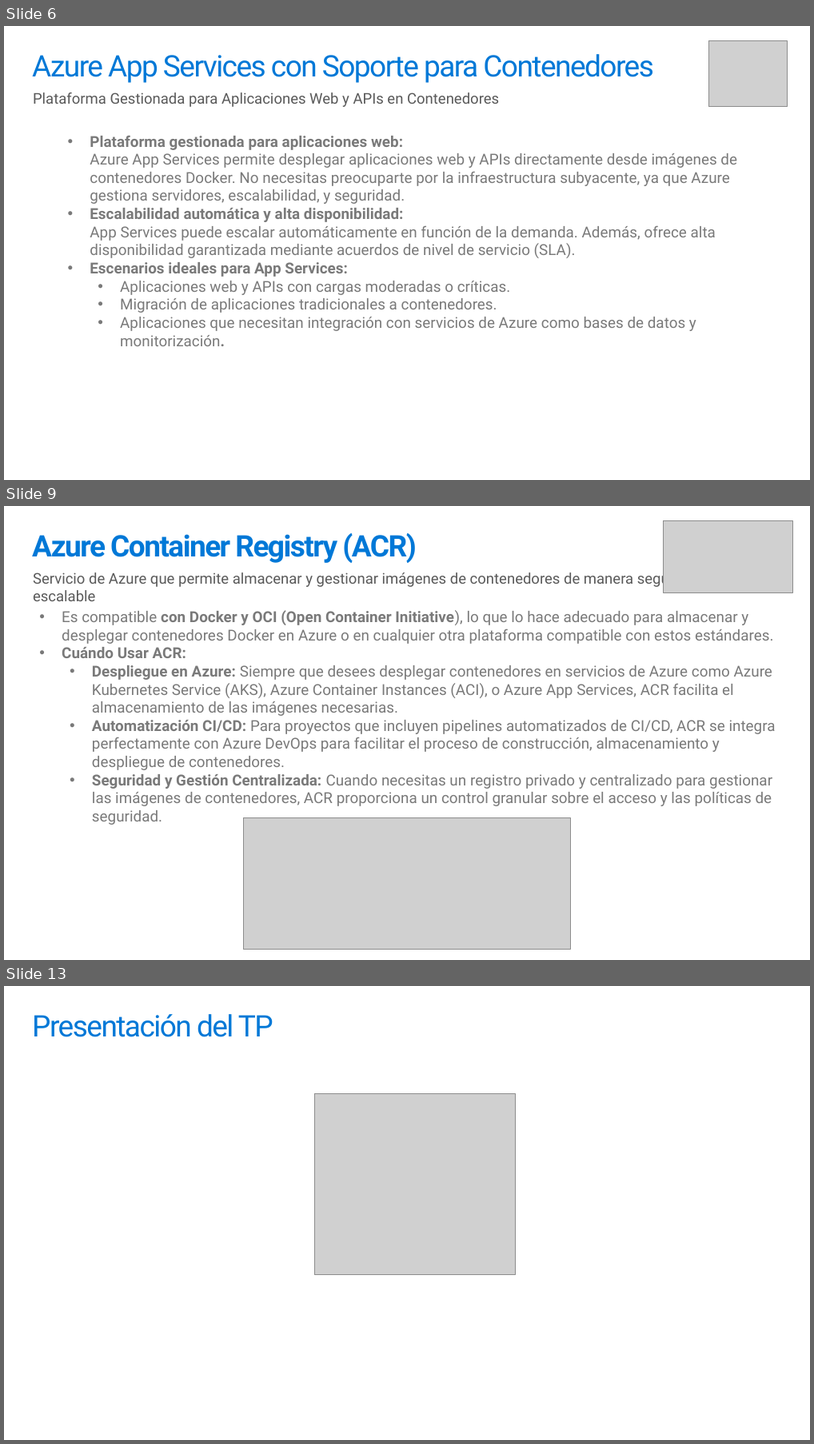
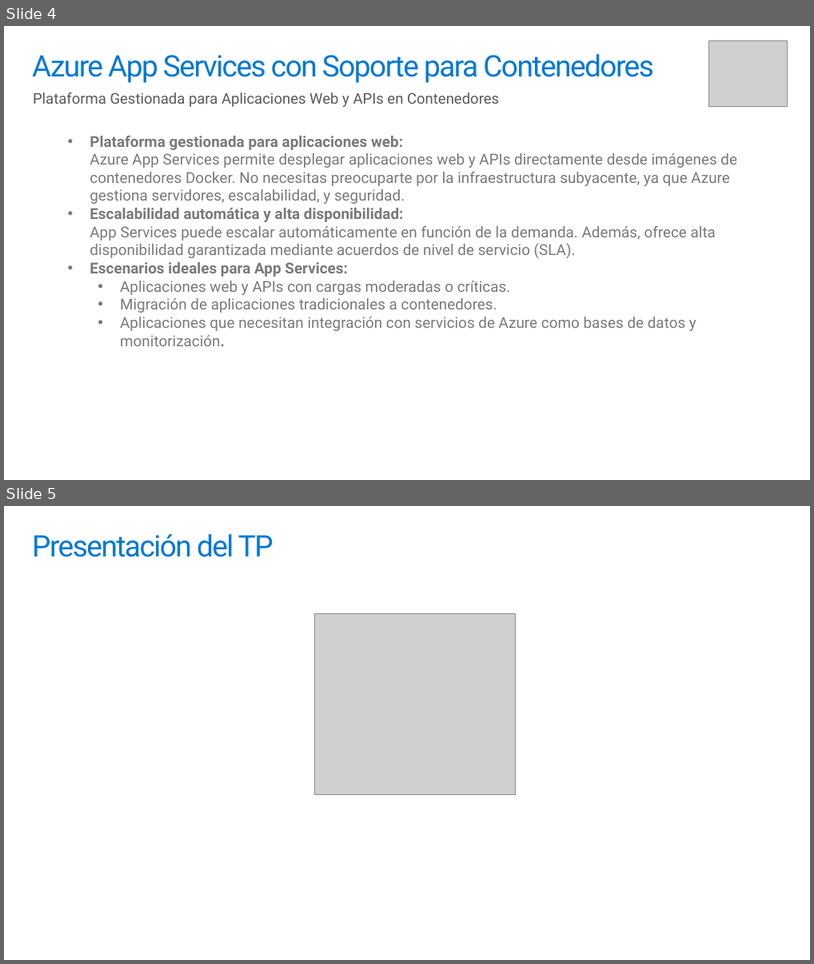
Before and after one commit to ingsoft3ucc/TPS_2024, a slide deck: trabajos/09-contenedores-azure-automatizacion-Parte2.pptx. Shown one above the other, each under a label of ours: slides 6, 9 and 13 before the commit, slides 4 and 5 after it; the slides between them are not shown. The pictures are 814x1444 and 814x964 pixels, drawn with LibreOffice and Linux fonts; fonts in the diff are those of the drawing; grey boxes stand for pictures. Boxes give left, top, right and bottom in pixels: in the first picture for what was removed or moved away, otherwise in the second. Text is boxed around its words. In the diff, an @@ line names an element or a change of style, - is before the commit and + after.

```diff
--- a/trabajos/09-contenedores-azure-automatizacion-Parte2.pptx
+++ b/trabajos/09-contenedores-azure-automatizacion-Parte2.pptx
@@ slide 9 removed at <box>4,506,810,960</box>, background #FFFFFF @@
@@ picture removed at <box>663,521,794,592</box> @@
@@ title removed at <box>32,533,416,563</box> @@
-Azure Container Registry (ACR)
@@ text removed at <box>33,570,682,601</box> @@
-Servicio de Azure que permite almacenar y gestionar imágenes de contenedores de manera segura y escalable
@@ text removed at <box>62,610,776,824</box> @@
-  • Es compatible con Docker y OCI (Open Container Initiative), lo que lo hace adecuado para almacenar y desplegar contenedores Docker en Azure o en cualquier otra plataforma compatible con estos estándares.
-  • Cuándo Usar ACR:
-    • Despliegue en Azure: Siempre que desees desplegar contenedores en servicios de Azure como Azure Kubernetes Service (AKS), Azure Container Instances (ACI), o Azure App Services, ACR facilita el almacenamiento de las imágenes necesarias.
-    • Automatización CI/CD: Para proyectos que incluyen pipelines automatizados de CI/CD, ACR se integra perfectamente con Azure DevOps para facilitar el proceso de construcción, almacenamiento y despliegue de contenedores.
-    • Seguridad y Gestión Centralizada: Cuando necesitas un registro privado y centralizado para gestionar las imágenes de contenedores, ACR proporciona un control granular sobre el acceso y las políticas de seguridad.
@@ picture removed at <box>243,817,571,949</box> @@
@@ what was slide 6 is now slide 4 @@
@@ what was slide 13 is now slide 5 @@
```
Also in this commit, not shown: 2 slides changed, 7 other slides removed, 1 other file.
